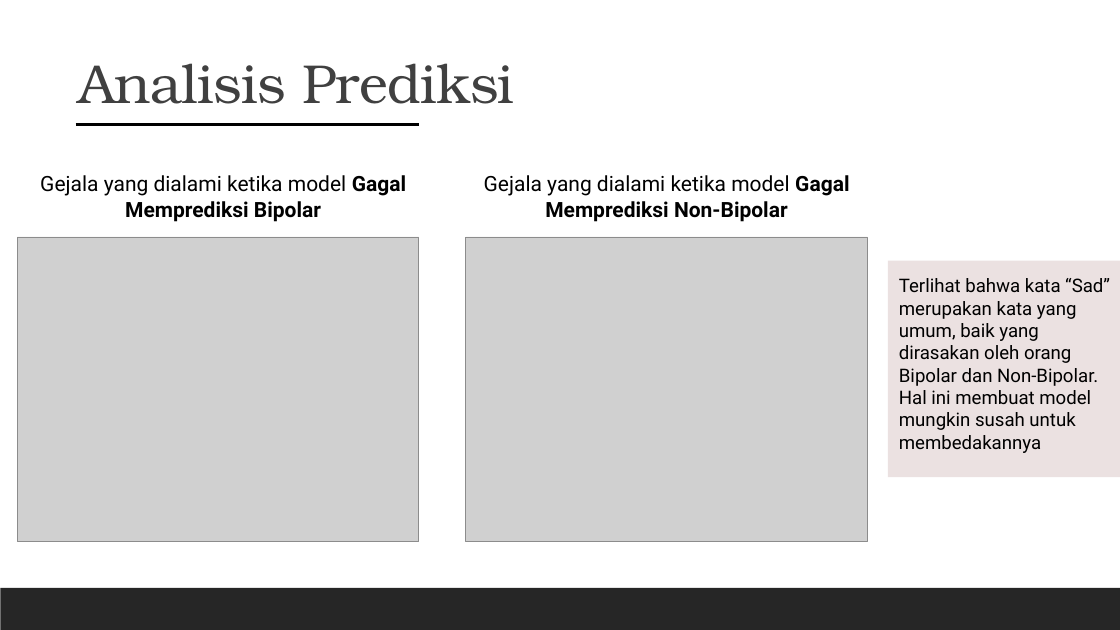
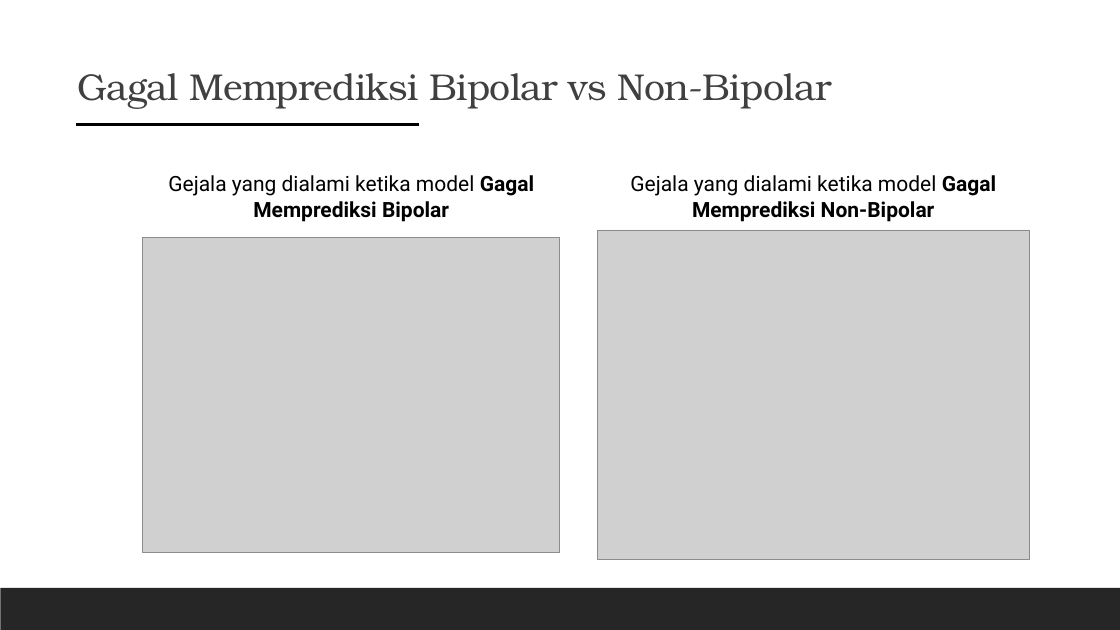
Before and after one commit to ekoptra/metamorphosis, a slide deck: slide 25 of Bipolar Prediction.pptx (slide 11 before the commit). Drawn at 1120x630 pixels with LibreOffice and Linux fonts; fonts in the diff are those of the drawing; grey boxes stand for pictures. Boxes give left, top, right and bottom in pixels: in the first picture for what was removed or moved away, otherwise in the second. Text is boxed around its words. In the diff, an @@ line names an element or a change of style, - is before the commit and + after.

```diff
--- a/Bipolar Prediction.pptx
+++ b/Bipolar Prediction.pptx
@@ text added at bbox=[77, 73, 832, 109], 32 pt, text #404040 @@
+Gagal Memprediksi Bipolar vs Non-Bipolar
@@ text removed at bbox=[78, 63, 514, 104] @@
-Analisis Prediksi
@@ text "Gejala yang dialami ketika model ...": place and size @@
-text "Gejala yang dialami ketika model ..." at bbox=[40, 175, 406, 222]
+text "Gejala yang dialami ketika model ..." at bbox=[168, 175, 534, 222]
@@ text "Gejala yang dialami ketika model ...": place and size @@
-text "Gejala yang dialami ketika model ..." at bbox=[484, 175, 849, 222]
+text "Gejala yang dialami ketika model ..." at bbox=[630, 175, 996, 222]
@@ picture removed at bbox=[18, 237, 419, 542] @@
@@ picture added at bbox=[143, 237, 560, 552] @@
@@ picture removed at bbox=[466, 237, 868, 542] @@
@@ picture added at bbox=[597, 230, 1029, 560] @@
@@ rectangle removed at bbox=[888, 260, 1120, 477] @@
@@ text removed at bbox=[899, 278, 1110, 453] @@
-Terlihat bahwa kata “Sad” merupakan kata yang umum, baik yang dirasakan oleh orang Bipolar dan Non-Bipolar. Hal ini membuat model mungkin susah untuk membedakannya
```
Also in this commit, not shown: 5 other slides changed, 15 slides added, 4 other files.
